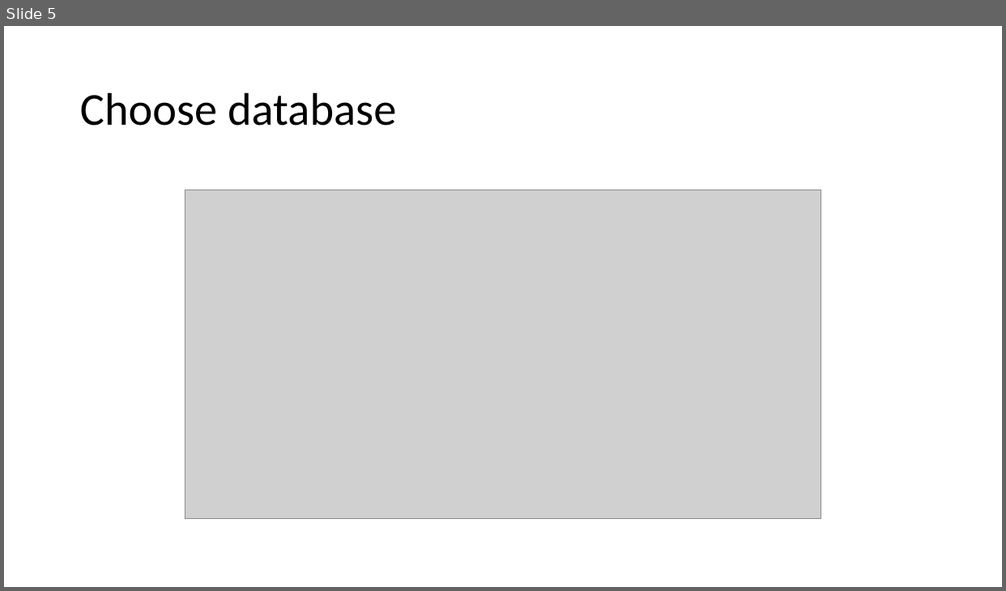
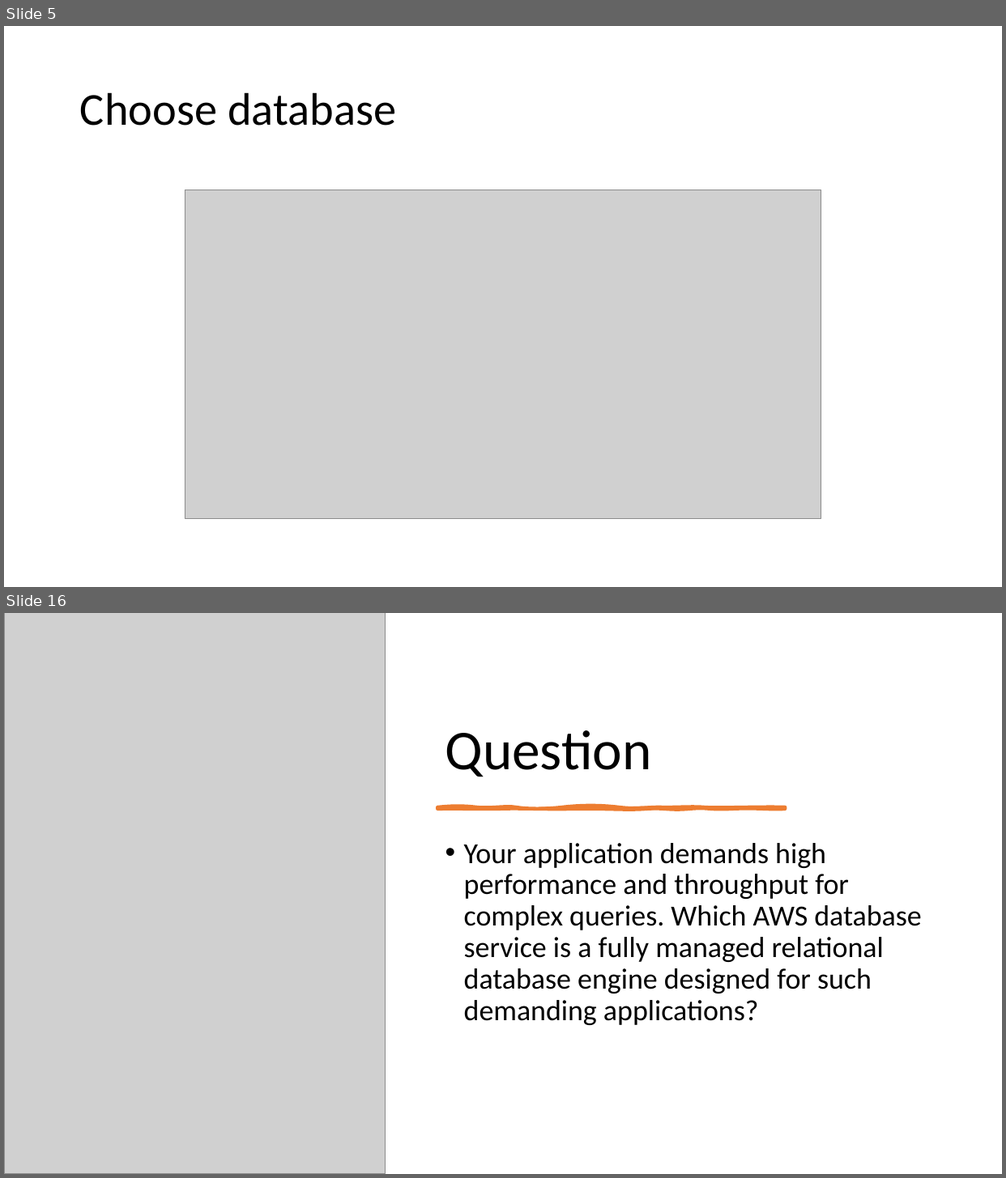
Before and after one commit to IlyaChakun/aws-iba-courses, a slide deck: lecture-materials/Databases/comparison/comparison.pptx. Shown one above the other, each under a label of ours: slide 5 before the commit, slides 5 and 16 after it; the slides between them are not shown. The pictures are 1006x591 and 1006x1178 pixels, drawn with LibreOffice and Linux fonts; fonts in the diff are those of the drawing; grey boxes stand for pictures. Boxes give left, top, right and bottom in pixels: in the first picture for what was removed or moved away, otherwise in the second. Text is boxed around its words. In the diff, an @@ line names an element or a change of style, - is before the commit and + after.

```diff
--- a/lecture-materials/Databases/comparison/comparison.pptx
+++ b/lecture-materials/Databases/comparison/comparison.pptx
@@ slide 16 added at <box>4,613,1002,1174</box>, background #FFFFFF @@
@@ picture added at <box>4,613,385,1174</box> @@
@@ title added at <box>445,730,652,777</box>, 54 pt, text #000000 @@
+Question
@@ freeform shape added at <box>437,807,785,809</box>, fill #ED7D31, outline #ED7D31 3.5 pt @@
@@ text added at <box>464,843,921,1025</box>, 28 pt, text #000000 @@
+• Your application demands high performance and throughput for complex queries. Which AWS database service is a fully managed relational database engine designed for such demanding applications?
```
Also in this commit, not shown: 13 other slides added, 6 other files.
